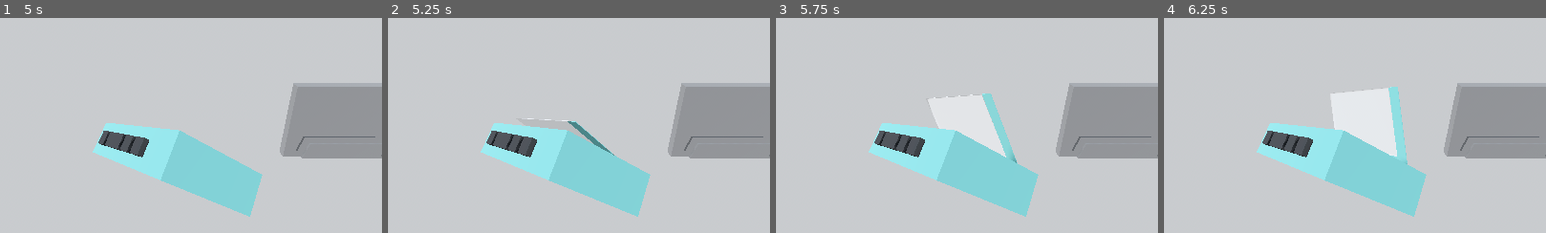
Above: before the commit, frames 1-4 (left to right).
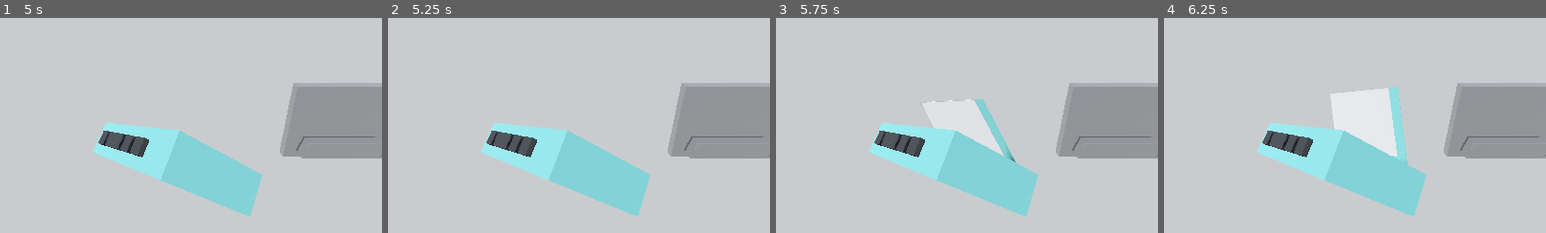
Above: after the commit, the same moments.

Repository: LyciaStenson/CompactCassette
Game: Godot game, scene res://Scenes/Main.tscn
The game is run twice, just before and just after one commit, with the same random seed, the same clock (stepped at 60 frames per second) and the same inputs.
Inputs (mouse positions are % of the whole screen's width and height, from its top left):
- Up to frame 1 (5 s): tap Enter at 0.5, 2 s; move the mouse to (72, 45) at 0.52 s; click (72, 45) at 0.6 s; tap Space at 1.25, 2.75 s; drag from (30, 55) to (45, 70) at 1.27 s; move the mouse to (60, 28) at 2.02 s; hold Mouse wheel up (ZoomIn) 2.03-2.75 s; click (60, 28) at 2.17 s; drag from (45, 70) to (20, 35) at 2.77 s; move the mouse to (80, 65) at 3.52 s; click (80, 65) at 3.6 s; drag from (20, 35) to (35, 25) at 4.27 s
- Up to frame 2 (5.25 s): tap Enter at 5 s; move the mouse to (55, 50) at 5.02 s; hold Mouse wheel up (ZoomIn) from 5.03 s (still down); click (55, 50) at 5.17 s
- Up to frame 3 (5.75 s): keep holding Mouse wheel up (ZoomIn)
- Up to frame 4 (6.25 s): release Mouse wheel up (ZoomIn) at 5.75 s; drag from (35, 25) to (30, 55) at 5.77 s
The pictures show only the part of the screen within x 28-78%, y 30-80%; the shares and areas given below are measured in that part.

Frame 1 is identical in both runs. In frame 2, 0.3% of the frame differs, in the area x 36-60%, y 46-65%; in frame 3, 1.2%, in the area x 39-64%, y 35-68%; in frame 4, nothing differs.

Commit message:
More work on player mechanics

Diff:
--- a/Scripts/CassettePlayer.gd
+++ b/Scripts/CassettePlayer.gd
@@ -47,7 +47,7 @@
 
 func stop_button_pressed():
 	if !door_open:
-		door_open = false
+		door_open = true
 		audio_player.stop()
 		animation_player.play("OpenDoor")
 
@@ -72,7 +72,7 @@
 	#door_open = !door_open
 
 func body_entered_area(body : Node3D):
-	if body is CassetteTape && body.is_physics_processing():
+	if door_open && body is CassetteTape && body.is_physics_processing():
 		tape = body
 		body.reparent(tape_point)
 		body.in_player = true
--- a/Scripts/Player.gd
+++ b/Scripts/Player.gd
@@ -8,8 +8,7 @@
 
 func _input(event : InputEvent) -> void:
 	if event is InputEventMouseButton:
-		event.button_index = MOUSE_BUTTON_LEFT
-		if event.is_released() && grabbed:
+		if grabbed && event.button_index == MOUSE_BUTTON_LEFT && event.is_released():
 			if Input.mouse_mode == Input.MOUSE_MODE_CAPTURED:
 				Input.mouse_mode = Input.MOUSE_MODE_VISIBLE
 				Input.warp_mouse(unproject_position(grabbed.global_position))
